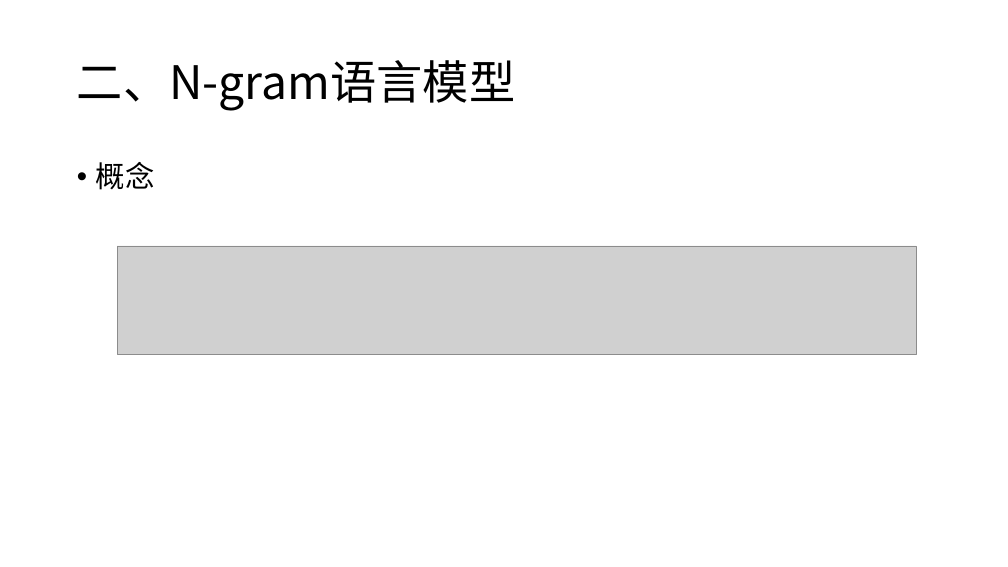
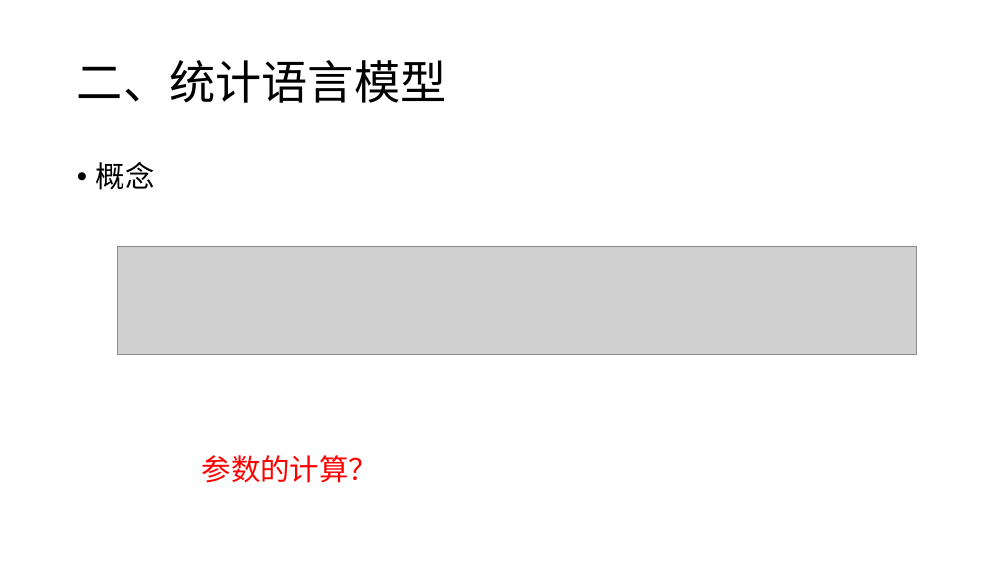
Before and after one commit to charlesXu86/Chatbot_CN, a slide deck: slide 9 of Chatbot_Doc/课程/NLP-4-语言模型.pptx. Drawn at 1008x567 pixels with LibreOffice and Linux fonts; fonts in the diff are those of the drawing; grey boxes stand for pictures. Boxes give left, top, right and bottom in pixels: in the first picture for what was removed or moved away, otherwise in the second. Text is boxed around its words. In the diff, an @@ line names an element or a change of style, - is before the commit and + after.

Commit message:
语言模型

```diff
--- a/Chatbot_Doc/课程/NLP-4-语言模型.pptx
+++ b/Chatbot_Doc/课程/NLP-4-语言模型.pptx
@@ title at [77, 60, 447, 103]: text changed @@
-二、N-gram语言模型
+二、统计语言模型
@@ text at [202, 455, 378, 483]: paragraph added @@
+参数的计算？
```
Also in this commit, not shown: 3 other slides changed, 9 slides added.
